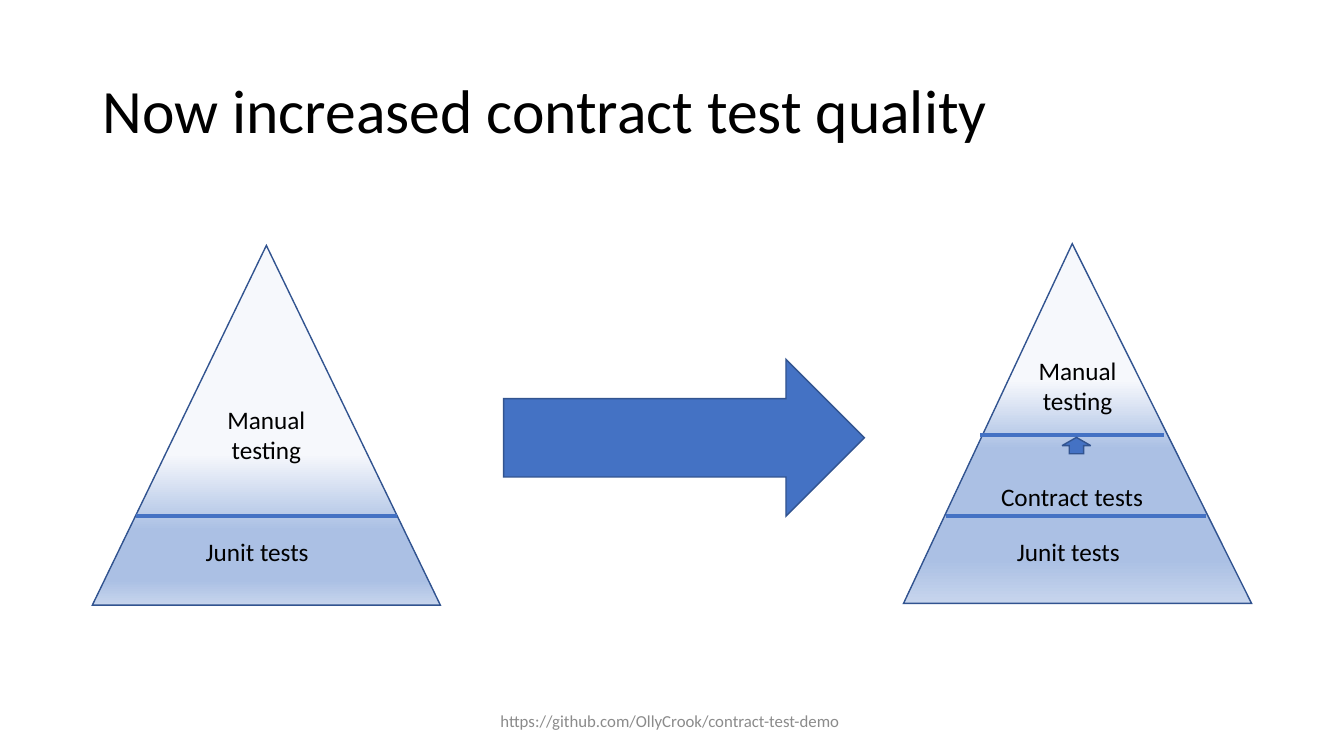
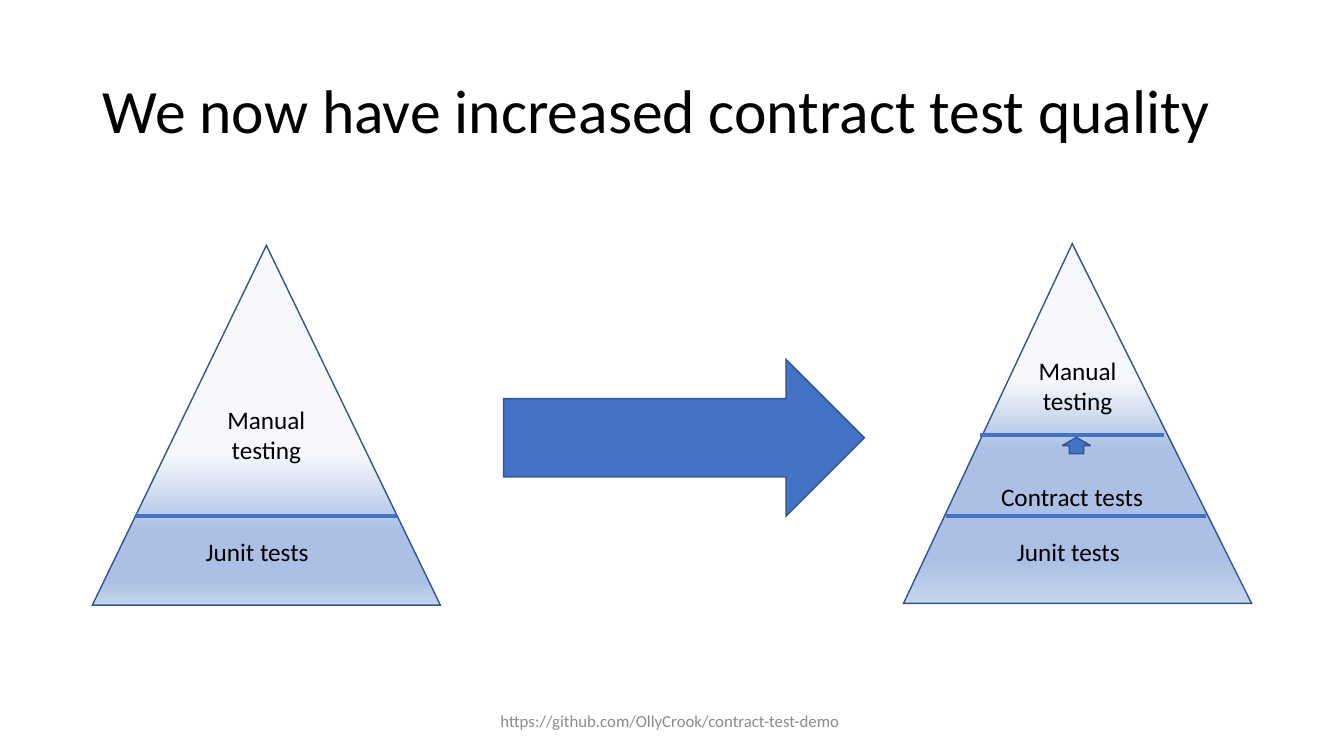
Before and after one commit to OllyCrook/contract-test-demo, a slide deck: slide 26 of Contract-testing-presentation.pptx (slide 13 before the commit). Drawn at 1344x756 pixels with LibreOffice and Linux fonts; fonts in the diff are those of the drawing. Boxes give left, top, right and bottom in pixels: in the first picture for what was removed or moved away, otherwise in the second. Text is boxed around its words. In the diff, an @@ line names an element or a change of style, - is before the commit and + after.

```diff
--- a/Contract-testing-presentation.pptx
+++ b/Contract-testing-presentation.pptx
@@ title at [102,90,1209,143]: text changed @@
-Now increased contract test quality
+We now have increased contract test quality
```
Also in this commit, not shown: 16 other slides changed, 20 slides added, 25 other files.
